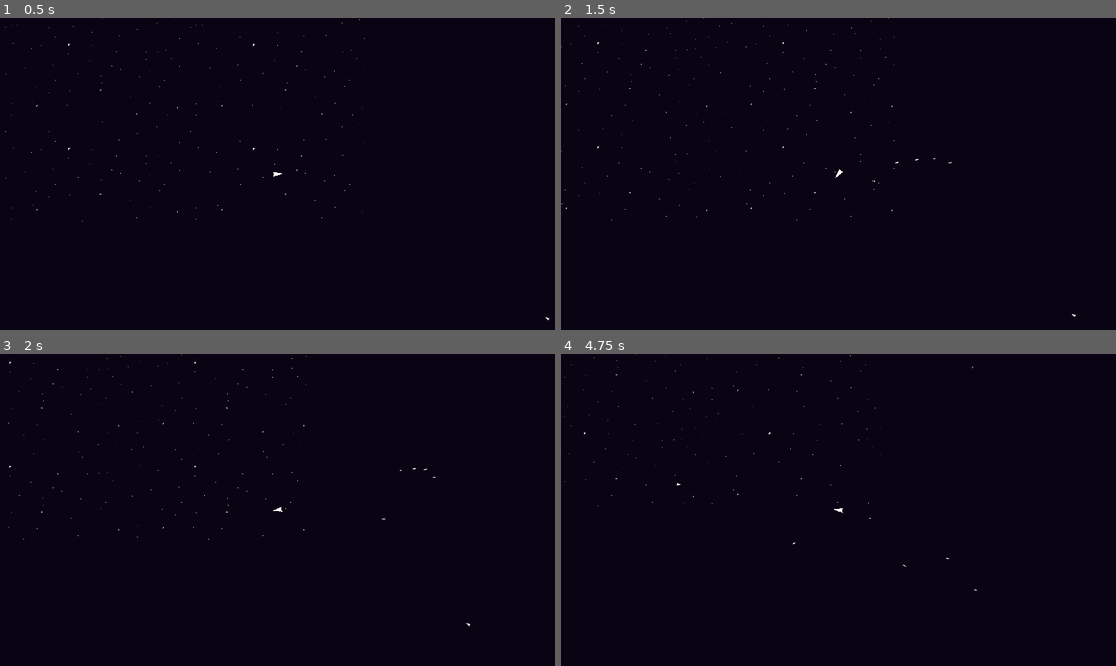
Above: before the commit, frames 1-4 (two rows, left to right).
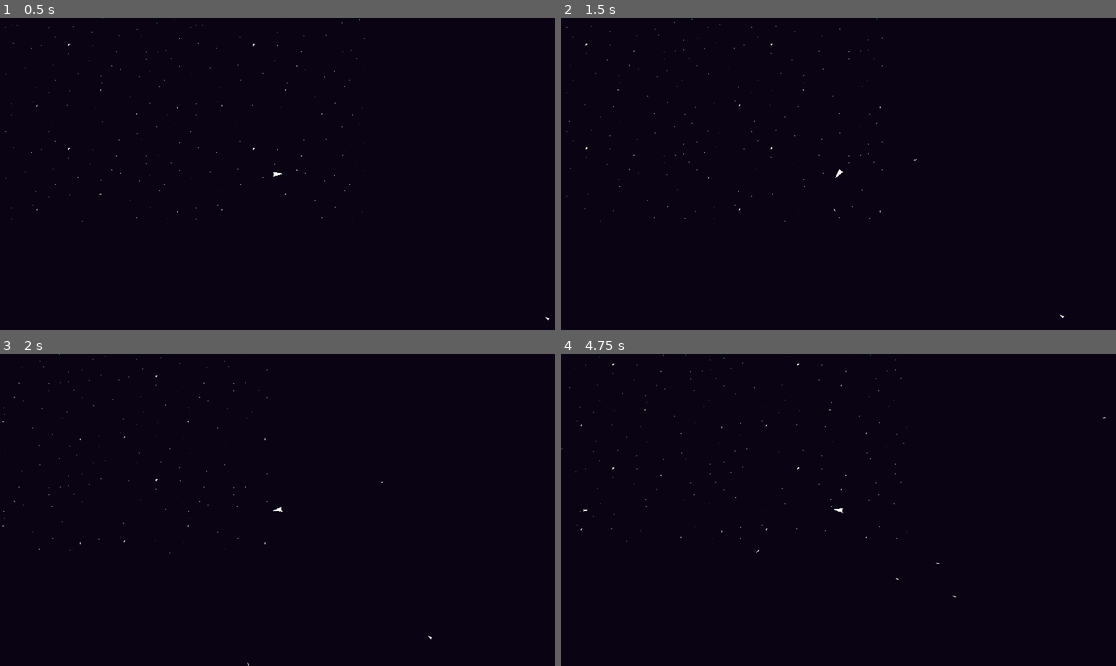
Above: after the commit, the same moments.

Repository: BloopHD/IntoTheVoid
Game: Godot game, scene res://scenes/world/world.tscn
The game is run twice, just before and just after one commit, with the same random seed, the same clock (stepped at 60 frames per second) and the same inputs.
Inputs (mouse positions are in pixels of both pictures, inside the frame that each line leads up to):
- Up to frame 1 (0.5 s): no input
- Up to frame 2 (1.5 s): tap Enter at 0.5 s; move the mouse to (960, 158) at 0.52 s; hold D (right) 0.53-1.28 s; hold Space (fire_laser, bound only before the commit) 0.53-1.28 s; click (960, 158) at 0.8 s; move the mouse to (727, 189) at 1.27 s; hold S (backward) from 1.28 s (still down); click (727, 189) at 1.35 s
- Up to frame 3 (2 s): keep holding S (backward); right-click (166, 525) at 1.55 s
- Up to frame 4 (4.75 s): move the mouse to (894, 441) at 2.02 s; release S (backward) at 2.03 s; hold D (right) 2.03-2.78 s; hold Right mouse button (secondary action) 2.03-2.78 s; click (894, 441) at 2.17 s; tap Space (fire_laser, bound only before the commit) at 2.3, 2.85, 4.55 s; move the mouse to (810, 572) at 2.77 s; hold W (forward) 2.78-3.53 s; click (810, 572) at 3.05 s; move the mouse to (1005, 556) at 3.52 s; press the mouse at (1005, 556) at 3.53 s; hold A (left) from 3.53 s (still down); right-click (1005, 556) at 3.8 s; move the mouse to (672, 463) at 4.27 s; release the mouse at (672, 463) at 4.28 s; right-click (672, 463) at 4.35 s; click (672, 463) at 4.42 s

Frame 1 is identical in both runs. In frame 2, 0.2% of the frame differs, in the area x 0-93%, y 0-97%; in frame 3, 0.2%; in frame 4, 0.2%.

Commit message:
movement is all screwy
movement is more screwy. blehehehehe.

Diff:
--- a/project.godot
+++ b/project.godot
@@ -39,37 +39,30 @@
 forward={
 "deadzone": 0.5,
 "events": [Object(InputEventKey,"resource_local_to_scene":false,"resource_name":"","device":-1,"window_id":0,"alt_press …(192 unchanged characters)…
+, Object(InputEventJoypadMotion,"resource_local_to_scene":false,"resource_name":"","device":-1,"axis":1,"axis_value":-1.0,"script":null)
 ]
 }
 backward={
 "deadzone": 0.5,
 "events": [Object(InputEventKey,"resource_local_to_scene":false,"resource_name":"","device":-1,"window_id":0,"alt_press …(192 unchanged characters)…
+, null, Object(InputEventJoypadMotion,"resource_local_to_scene":false,"resource_name":"","device":-1,"axis":1,"axis_value":1.0,"script":null)
 ]
 }
 right={
 "deadzone": 0.5,
 "events": [Object(InputEventKey,"resource_local_to_scene":false,"resource_name":"","device":-1,"window_id":0,"alt_press …(192 unchanged characters)…
+, Object(InputEventJoypadMotion,"resource_local_to_scene":false,"resource_name":"","device":-1,"axis":0,"axis_value":1.0,"script":null)
 ]
 }
 left={
 "deadzone": 0.5,
 "events": [Object(InputEventKey,"resource_local_to_scene":false,"resource_name":"","device":-1,"window_id":0,"alt_press …(191 unchanged characters)…
+, Object(InputEventJoypadMotion,"resource_local_to_scene":false,"resource_name":"","device":-1,"axis":0,"axis_value":-1.0,"script":null)
 ]
 }
-rotate_right={
+right_axis={
 "deadzone": 0.5,
-"events": [Object(InputEventKey,"resource_local_to_scene":false,"resource_name":"","device":-1,"window_id":0,"alt_pressed":false,"shift_pressed":false,"ctrl_pressed":false,"meta_pressed":false,"pressed":false,"keycode":0,"physical_keycode":4194321,"key_label":0,"unicode":0,"location":0,"echo":false,"script":null)
-]
-}
-rotate_left={
-"deadzone": 0.5,
-"events": [Object(InputEventKey,"resource_local_to_scene":false,"resource_name":"","device":-1,"window_id":0,"alt_pressed":false,"shift_pressed":false,"ctrl_pressed":false,"meta_pressed":false,"pressed":false,"keycode":0,"physical_keycode":4194319,"key_label":0,"unicode":0,"location":0,"echo":false,"script":null)
-]
-}
-fire_laser={
-"deadzone": 0.5,
-"events": [Object(InputEventKey,"resource_local_to_scene":false,"resource_name":"","device":-1,"window_id":0,"alt_pressed":false,"shift_pressed":false,"ctrl_pressed":false,"meta_pressed":false,"pressed":false,"keycode":32,"physical_keycode":32,"key_label":32,"unicode":32,"location":0,"echo":false,"script":null)
-]
+"events": []
 }
 
 [layer_names]
--- a/scenes/player/player.gd
+++ b/scenes/player/player.gd
@@ -5,7 +5,7 @@
 @export var max_speed: int = 500
 @export var rotation_speed: int = 250
 @export var reverse_speed_multiplier: float = 0.75
-@export var strafe_speed_multiplier: float = 0.65
+@export var strafe_speed_multiplier: float = 0.75
 @export var accel: int = 500
 @export var friction: int = 100
 
@@ -18,12 +18,15 @@
 const NINETY_DEGREES_RAD: float = 1.5708
 const FULL_SPEED_MULTI: float = 1.0
 
+var using_m_and_k: bool = false
 var can_shoot: bool = true
 
 var curr_speed: float:
 	get:
 		return velocity.length()
 
+func _input(event: InputEvent) -> void:
+	check_input_type(event)
 
 func _process(_delta) -> void:
 
@@ -35,10 +38,17 @@
 	player_movement(delta)
 	#player_move(delta)
 
+func check_input_type(event: InputEvent) -> void:
+
+	if event is InputEventMouseMotion or event is InputEventMouseButton:
+		using_m_and_k = true
+
+	if event is InputEventJoypadMotion or event is InputEventJoypadButton:
+		using_m_and_k = false
 
 func check_input() -> void:
 
-	if (Input.is_action_pressed("primary action") or Input.is_action_pressed("fire_laser")) and can_shoot:
+	if Input.is_action_pressed("primary action") and can_shoot:
 
 		shoot_laser()
 		can_shoot = false
@@ -57,7 +67,6 @@
 
 	print(thrust_all)
 
-
 	return thrust
 
 func get_movement() -> Vector2:
@@ -68,46 +77,67 @@
 # View based movment function
 func player_movement(delta) -> void:
 
-	var movement_vector: Vector2 = get_movement()
+	var input_vector: Vector2 = get_movement()
 	var look_vector: Vector2 = player_rotation()
-
+	var new_velocity: Vector2 = velocity
 	var max_speed_multiplier: float = 1
 
-	if movement_vector > Vector2.ZERO || movement_vector < Vector2.ZERO:
-		var movement_power: Vector2 = (movement_vector * accel * delta)
-		velocity += movement_power
-
-		var move_to_look_angle = rad_to_deg(movement_vector.angle_to(look_vector))
-		var forward_thrust_angle: float  = 30
-
-		if Input.is_action_pressed("secondary action"):
-			if move_to_look_angle >= forward_thrust_angle || move_to_look_angle <= -forward_thrust_angle:
-				print("nah")
-				max_speed_multiplier = strafe_speed_multiplier
-			else:
-				# Moving forward.
-				print("yas")
-				max_speed_multiplier = 1
-
-		velocity = velocity.limit_length(max_speed * max_speed_multiplier)
-
-	else:
-		deactivate_thrusters(delta)
-
-	#print(velocity)
+	if input_vector > Vector2.ZERO || input_vector < Vector2.ZERO:
+		var movement_power: Vector2 = (input_vector * accel * delta)
+		var move_to_look_angle: float = rad_to_deg(input_vector.angle_to(look_vector))
+		var forward_thrust_angle: float = 30
+
+		if move_to_look_angle >= forward_thrust_angle || move_to_look_angle <= -forward_thrust_angle:
+			# Strafing or moving backward.
+			max_speed_multiplier = strafe_speed_multiplier
+
+			var slow_power: Vector2 = (velocity.normalized() * friction * delta)
+			new_velocity -= slow_power
+			new_velocity += input_vector * friction / 2 * delta
+
+			if new_velocity.length() < (max_speed * max_speed_multiplier):
+				new_velocity = new_velocity.normalized() * max_speed * max_speed_multiplier
+		else:
+			new_velocity += movement_power
+			new_velocity = new_velocity.limit_length(max_speed * max_speed_multiplier)
+
+		velocity = new_velocity
+
+#		if new_velocity.length() >= velocity.length():
+#			velocity = new_velocity
+#		else:
+#			print("Slowing down")
+#			var slowed_velocity: Vector2 = velocity
+#			# deactivate_thrusters(delta) function.
+#			if curr_speed > (friction * delta):
+#				var slow_power: Vector2 = (input_vector * friction * delta)
+#				slowed_velocity -= slow_power
+#			else:
+#				slowed_velocity = Vector2.ZERO
+#			velocity = slowed_velocity
+		print("New Speed: ", new_velocity.length(), " Old Speed: ", velocity.length())
+
+	else:
+		if curr_speed > (friction * delta):
+			var slow_power: Vector2 = (velocity.normalized() * friction * delta)
+			new_velocity -= slow_power
+		else:
+			new_velocity = Vector2.ZERO
+
+		velocity = new_velocity
 
 	move_and_slide()
 
 # Ship based movement function.
 func player_move(delta) -> void:
 
-	var movement_vector: Vector2 = get_movement()
+	var input_vector: Vector2 = get_movement()
 	var look_dir: Vector2 = player_rotation()
 
-	movement_vector.y = -movement_vector.y
-
-	var thrust: float = movement_vector.y
-	var strafe: float = movement_vector.x
+	input_vector.y = -input_vector.y
+
+	var thrust: float = input_vector.y
+	var strafe: float = input_vector.x
 
 	# Thrusting
 	if thrust >= 0.001:
--- a/scenes/player/player.tscn
+++ b/scenes/player/player.tscn
@@ -13,10 +13,7 @@
 motion_mode = 1
 script = ExtResource("1_pf1yp")
 max_speed = 1000
-rotation_speed = null
-reverse_speed_multiplier = null
-strafe_speed_multiplier = null
-accel = null
+strafe_speed_multiplier = 0.75
 friction = 250
 
 [node name="CollisionShape2D" type="CollisionShape2D" parent="."]
Not shown: 1 places in scenes/world/world.tscn that only renumber resources
